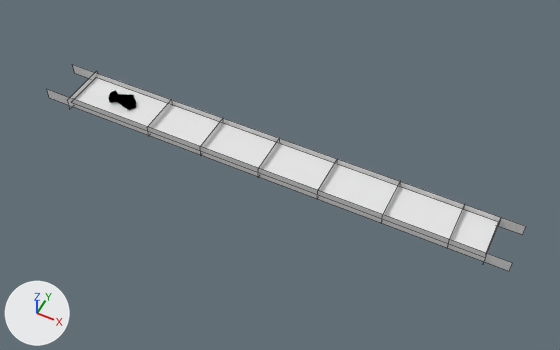
Before and after pictures for a commit that changed the Blender file games/ridge/ridge.blend.
Rendered twice from a 50 mm camera at (38.1, -72.6, 87.7) aimed at (2.3, -1.0, -1.7). The lights are fixed; the arrows at lower left show +X, +Y and +Z. Mesh edges are drawn as thin lines on the coarser meshes.

In view in the first picture: 'Plane', 'Wall_1', 'Wall_2', 'Wall_3', 'checkpoint_1', 'checkpoint_2', 'checkpoint_3', 'checkpoint_4', 'checkpoint_5', 'checkpoint_6', 'checkpoint_7'.
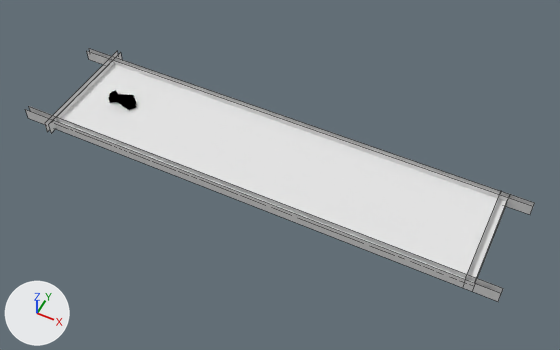
Location of each change, [x1, y1, x2, y2] in pixels of the pictures (560 x 350 px):
'Plane', reshaped (24% taller)
    before: [75, 77, 499, 253]
    after: [57, 64, 506, 283]
'Wall_2', moved
    before: [47, 89, 512, 271]
    after: [29, 106, 503, 293]
'Wall_1', moved
    before: [72, 64, 526, 235]
    after: [87, 51, 533, 215]
'checkpoint_3', moved, turned, rescaled
    before: [258, 138, 280, 178]
    after: [26, 110, 501, 301]
'checkpoint_2', moved, turned, rescaled
    before: [200, 118, 223, 151]
    after: [89, 48, 534, 206]
'checkpoint_1', moved, turned, rescaled
    before: [147, 100, 172, 134]
    after: [49, 52, 122, 133]
'Wall_3', rescaled (139% wider, 110% taller)
    before: [67, 71, 97, 109]
    after: [45, 51, 118, 132]
'checkpoint_4', deleted
    before: [317, 158, 338, 197]
'checkpoint_6', moved, turned, rescaled
    before: [448, 206, 465, 244]
    after: [465, 200, 498, 279]
'checkpoint_5', deleted
    before: [381, 181, 401, 224]
'checkpoint_7', rescaled
    before: [487, 221, 500, 253]
    after: [475, 196, 510, 283]

The change in detail:
me_plane_002 has 4 vertices, 1 face and spans x -1.0..1.0, y -1.0..1.0, z 0.0.
me_plane_002 is used by ob_plane; location (0.1, 0.1, 0.0); scale (35.0, 3.47, 1.0).
Part 1, on me_plane_002:
Vertex 0 of me_plane_002 moves from (-1.0, -1.0, 0.0) at pixel (71, 102) to (-1.0, -2.51, 0.0) at pixel (51, 122).
Vertex 1 of me_plane_002 moves from (1.0, -1.0, 0.0) at pixel (484, 257) to (1.0, -2.51, 0.0).
Vertex 2 of me_plane_002 moves from (-1.0, 1.0, 0.0) at pixel (96, 77) to (-1.0, 2.51, 0.0).
Vertex 3 of me_plane_002 moves from (1.0, 1.0, 0.0) at pixel (498, 221) to (1.0, 2.51, 0.0).
Object 'checkpoint_6' (ob_checkpoint_6) moves from (29.9, 0.1, 0.0) to (33.9, -0.2, 0.0).
Object 'checkpoint_6' (ob_checkpoint_6) turns from (90, 0, 90) to (0, 90, 0) degrees about x, y and z.
Object 'checkpoint_6' (ob_checkpoint_6) is rescaled from (3.64, 1.0, 1.0) to (1.0, 8.66, 1.0).
Object 'checkpoint_5' (ob_checkpoint_5) is deleted.
Object 'checkpoint_4' (ob_checkpoint_4) is deleted.
Object 'checkpoint_3' (ob_checkpoint_3) moves from (-0.1, 0.1, 0.0) to (-0.5, -8.9, 0.0).
Object 'checkpoint_3' (ob_checkpoint_3) turns from (90, 0, 90) to (90, 0, 0) degrees about x, y and z.
Object 'checkpoint_3' (ob_checkpoint_3) is rescaled from (3.64, 1.0, 1.0) to (39.3, 1.0, 1.0).
Object 'checkpoint_2' (ob_checkpoint_2) moves from (-10.2, 0.1, 0.0) to (-0.5, 8.4, 0.0).
Object 'checkpoint_2' (ob_checkpoint_2) turns from (90, 0, 90) to (90, 0, 0) degrees about x, y and z.
Object 'checkpoint_2' (ob_checkpoint_2) is rescaled from (3.64, 1.0, 1.0) to (39.3, 1.0, 1.0).
Object 'checkpoint_1' (ob_checkpoint_1) moves from (-19.9, 0.1, 0.0) to (-34.2, 0.0, 0.0).
Object 'checkpoint_1' (ob_checkpoint_1) turns from (90, 0, 90) to (0, 90, 0) degrees about x, y and z.
Object 'checkpoint_1' (ob_checkpoint_1) is rescaled from (3.64, 1.0, 0.99) to (1.0, -10.1, 1.0).
Object 'checkpoint_7' (ob_checkpoint_7) is rescaled from (1.0, 3.82, 1.0) to (1.0, 8.66, 1.0).
Object 'Wall_3' (ob_wall_3) is rescaled from (1.0, 4.1, 1.0) to (1.0, -10.1, 1.0).
Object 'Wall_1' (ob_wall_1) moves from (-0.5, 3.6, 0.0) to (-0.5, 7.7, 0.0).
Object 'Wall_2' (ob_wall_2) moves from (-0.5, -3.4, 0.0) to (-0.5, -8.0, 0.0).
